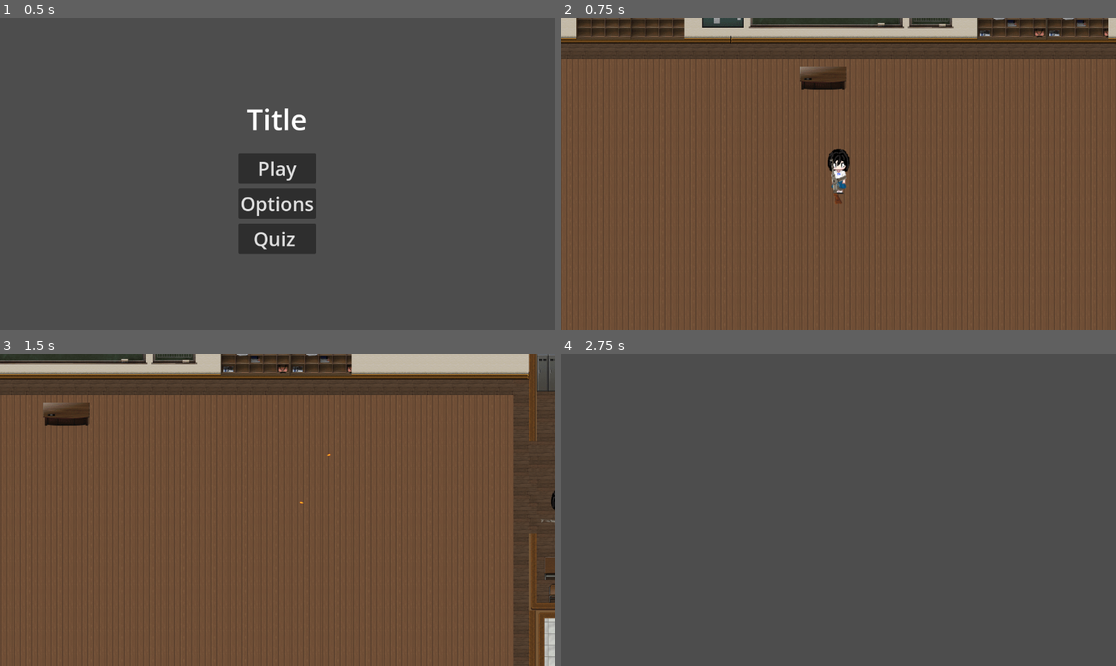
Above: before the commit, frames 1-4 (two rows, left to right).
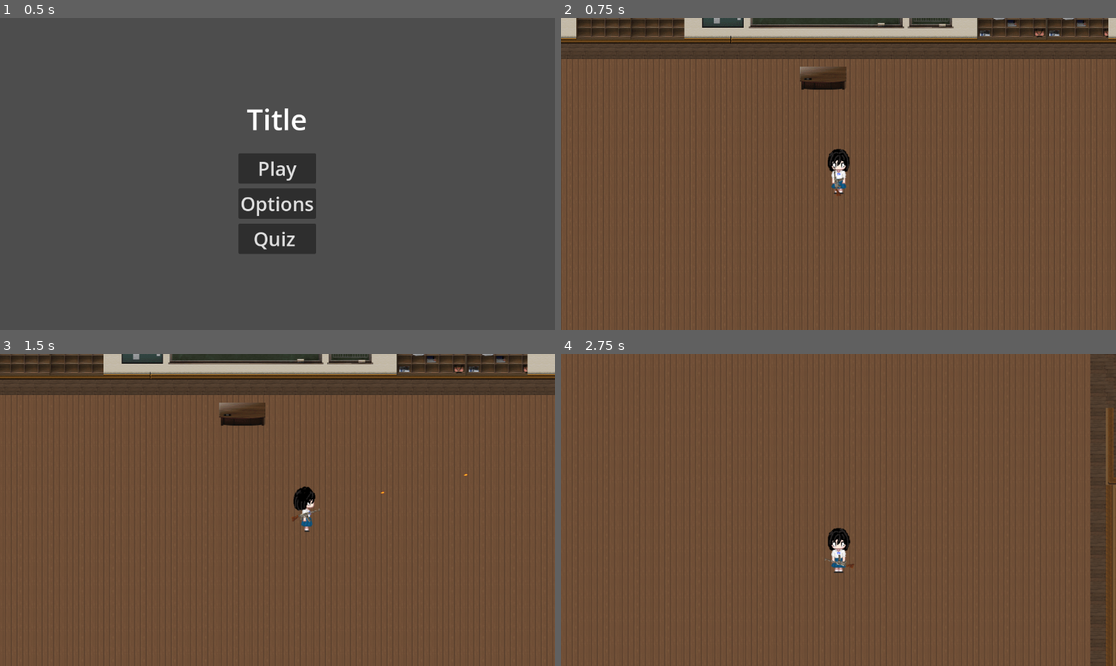
Above: after the commit, the same moments.

Repository: Nothaigroup/real-game
Game: Godot game, scene res://main_menu.tscn
The game is run twice, just before and just after one commit, with the same random seed, the same clock (stepped at 60 frames per second) and the same inputs.
Inputs (mouse positions are in pixels of both pictures, inside the frame that each line leads up to):
- Up to frame 1 (0.5 s): no input
- Up to frame 2 (0.75 s): click "Play" at 0.5 s
- Up to frame 3 (1.5 s): tap Enter at 1.25 s; move the mouse to (399, 494) at 1.27 s; press the mouse at (399, 494) at 1.28 s; hold Right (ui_right) from 1.28 s (still down)
- Up to frame 4 (2.75 s): move the mouse to (727, 525) at 2.02 s; release Right (ui_right) at 2.03 s; release the mouse at (727, 525) at 2.03 s; hold Down (ui_down) from 2.03 s (still down); click (727, 525) at 2.1 s

Frame 1 is identical in both runs. In frame 2, 0.1% of the frame differs, in the area x 48-52%, y 44-60%; in frame 3, 13%; in frame 4, 100%, in the area x 0-100%, y 0-100%.

Commit message:
hpbar+map OoO
:)

Diff:
--- a/gdscript/bullet.tscn
+++ b/gdscript/bullet.tscn
@@ -63,3 +63,6 @@
 [node name="VisibleOnScreenNotifier2D" type="VisibleOnScreenNotifier2D" parent="."]
 position = Vector2(0, 0.5)
 scale = Vector2(1, 0.45)
+
+[connection signal="body_entered" from="." to="." method="_on_body_entered"]
+[connection signal="screen_exited" from="VisibleOnScreenNotifier2D" to="." method="_on_visible_on_screen_notifier_2d_screen_exited"]
--- a/gdscript/bulllet.gd
+++ b/gdscript/bulllet.gd
@@ -13,9 +13,14 @@
 
 
 
-func is_on_screen():
+func _on_visible_on_screen_notifier_2d_screen_exited():
 	queue_free()
 
 
-func _on_bullet_body_entered(_body):
+
+
+
+
+
+func _on_body_entered(_body):
 	queue_free()
--- a/gdscript/enemy.gd
+++ b/gdscript/enemy.gd
@@ -1,6 +1,11 @@
 extends CharacterBody2D
 
 @export var movement_speed  = 200.0
+var alive  = true
+var hp = 5
+var cantakedmg = true
+var weaponname = ''
+var weapondmg = 0
 
 @onready var playerr = get_tree().get_first_node_in_group('huh')
 
@@ -8,3 +13,37 @@
 	var directionn = global_position.direction_to(playerr.global_position)
 	velocity = directionn*movement_speed
 	move_and_slide()
+	update_hpbar()
+
+
+func damage():
+	if cantakedmg:
+		if hp > 0:
+			hp -= weapondmg
+			if hp <= 0:
+				alive =false
+				if not alive:
+					queue_free()
+		elif hp > 0:
+			print(hp)
+
+
+
+func _on_area_2d_area_entered(_area):
+	weaponname = 'ak'
+	weapondmg = 1
+	damage()
+
+func update_hpbar():
+	var hpbar = $hp_bar
+	hpbar.value = hp
+
+	if hp >= 10:
+		hpbar.visible = false
+	else:
+		hpbar.visible = true
+
+
+
+func enemy():
+	pass
--- a/gdscript/enemy.tscn
+++ b/gdscript/enemy.tscn
@@ -68,7 +68,10 @@
 }]
 
 [sub_resource type="CircleShape2D" id="CircleShape2D_bqudg"]
-radius = 18.4391
+radius = 15.0
+
+[sub_resource type="RectangleShape2D" id="RectangleShape2D_wwjqg"]
+size = Vector2(40, 32)
 
 [node name="enemy" type="CharacterBody2D"]
 top_level = true
@@ -79,5 +82,23 @@
 frame_progress = 0.557076
 
 [node name="CollisionShape2D" type="CollisionShape2D" parent="."]
-position = Vector2(0, 1)
 shape = SubResource("CircleShape2D_bqudg")
+
+[node name="enemy_hitbox" type="Area2D" parent="."]
+
+[node name="CollisionShape2D" type="CollisionShape2D" parent="enemy_hitbox"]
+position = Vector2(0, -2)
+shape = SubResource("RectangleShape2D_wwjqg")
+
+[node name="hp_bar" type="ProgressBar" parent="."]
+modulate = Color(0.243137, 0.92549, 0.34902, 1)
+clip_contents = true
+offset_left = -19.0
+offset_top = 25.0
+offset_right = 21.0
+offset_bottom = 33.0
+max_value = 5.0
+value = 5.0
+show_percentage = false
+
+[connection signal="area_entered" from="enemy_hitbox" to="." method="_on_area_2d_area_entered"]
--- a/gdscript/enemyspawner.tscn
+++ b/gdscript/enemyspawner.tscn
@@ -9,7 +9,7 @@
 time_start = 0
 time_end = 60
 enemy = ExtResource("2_6kfb5")
-enemy_num = 1
+enemy_num = 3
 enemyspawn_delay = 1
 
 [node name="enemyspawner" type="Node2D"]
--- a/gdscript/player.gd
+++ b/gdscript/player.gd
@@ -1,6 +1,6 @@
 extends CharacterBody2D
 
-@export var speed = 5000
+@export var speed = 500
 @onready var animation = $AnimationPlayer
 
 func handleInput():
@@ -22,3 +22,47 @@
 	handleInput()
 	move_and_slide()
 	updateanimation()
+	enemy_attacking()
+	update_hp()
+
+	if hp <= 0:
+		self.queue_free()
+
+
+var enemyatk_range = false
+var enemyatk_cooldown = true
+var hp = 10
+var player_alive = true
+
+func _on_player_hitbox_body_entered(body):
+	if body.has_method('enemy'):
+		enemyatk_range = true
+
+
+
+func _on_player_hitbox_body_exited(body):
+	if body.has_method('enemy'):
+		enemyatk_range = false
+
+func enemy_attacking():
+	if enemyatk_range and enemyatk_cooldown == true:
+		hp -= 1
+		enemyatk_cooldown = false
+		$atk_cd.start()
+		print(hp)
+
+func _on_atk_cd_timeout():
+	enemyatk_cooldown = true
+
+
+
+func update_hp():
+	var health = $hpbar
+	health.value = hp
+	if hp >= 10:
+		health.visible = false
+	else:
+		health.visible = true
+
+func player():
+	pass
--- a/player.tscn
+++ b/player.tscn
@@ -97,9 +97,8 @@
 "walkUp": SubResource("Animation_021dk")
 }
 
-[sub_resource type="CapsuleShape2D" id="CapsuleShape2D_0o3r2"]
-radius = 23.0
-height = 94.0
+[sub_resource type="RectangleShape2D" id="RectangleShape2D_nuk6n"]
+size = Vector2(33, 76)
 
 [node name="player" type="CharacterBody2D" groups=["huh"]]
 position = Vector2(993, 417)
@@ -120,17 +119,35 @@
 [node name="Camera2D" type="Camera2D" parent="."]
 position_smoothing_enabled = true
 
-[node name="CollisionShape2D" type="CollisionShape2D" parent="."]
-position = Vector2(0, -4)
-shape = SubResource("CapsuleShape2D_0o3r2")
-
 [node name="gun" type="Sprite2D" parent="."]
 top_level = true
-position = Vector2(976, 494)
-scale = Vector2(1.53125, 1.45833)
 texture = ExtResource("3_ok2b2")
 script = ExtResource("4_yq6s2")
 
 [node name="Marker2D" type="Marker2D" parent="gun"]
 z_as_relative = false
 position = Vector2(30.6938, -6.85715)
+
+[node name="player_hitbox" type="Area2D" parent="."]
+
+[node name="CollisionShape2D" type="CollisionShape2D" parent="player_hitbox"]
+position = Vector2(0.5, -5)
+shape = SubResource("RectangleShape2D_nuk6n")
+
+[node name="hpbar" type="ProgressBar" parent="."]
+modulate = Color(0.776471, 0.905882, 0.2, 1)
+clip_contents = true
+offset_left = -34.0
+offset_top = -67.0
+offset_right = 33.0
+offset_bottom = -56.0
+max_value = 10.0
+value = 10.0
+show_percentage = false
+
+[node name="atk_cd" type="Timer" parent="."]
+wait_time = 0.5
+
+[connection signal="body_entered" from="player_hitbox" to="." method="_on_player_hitbox_body_entered"]
+[connection signal="body_exited" from="player_hitbox" to="." method="_on_player_hitbox_body_exited"]
+[connection signal="timeout" from="atk_cd" to="." method="_on_atk_cd_timeout"]
Not shown: 1 places in gdscript/enemy.tscn that only renumber resources
Not shown, changed: .gitignore
